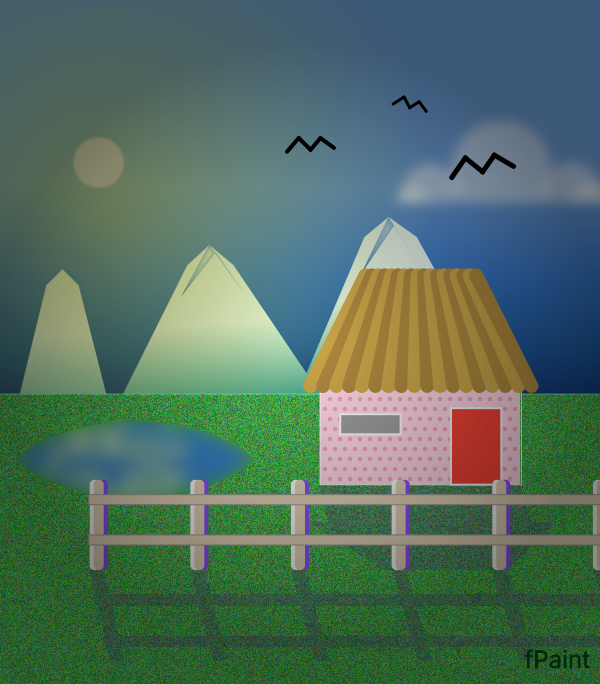
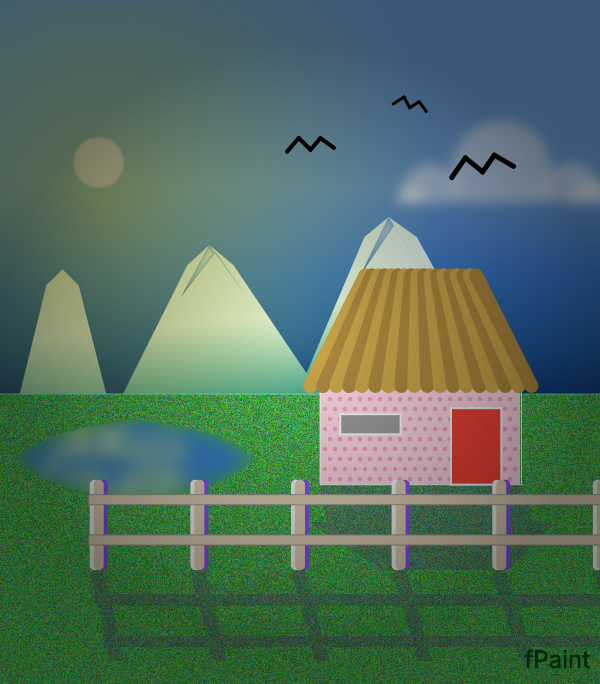
Layer changes from the first 600px x 684px image to the second:
painted on "Land" over (0, 394, 600, 684)